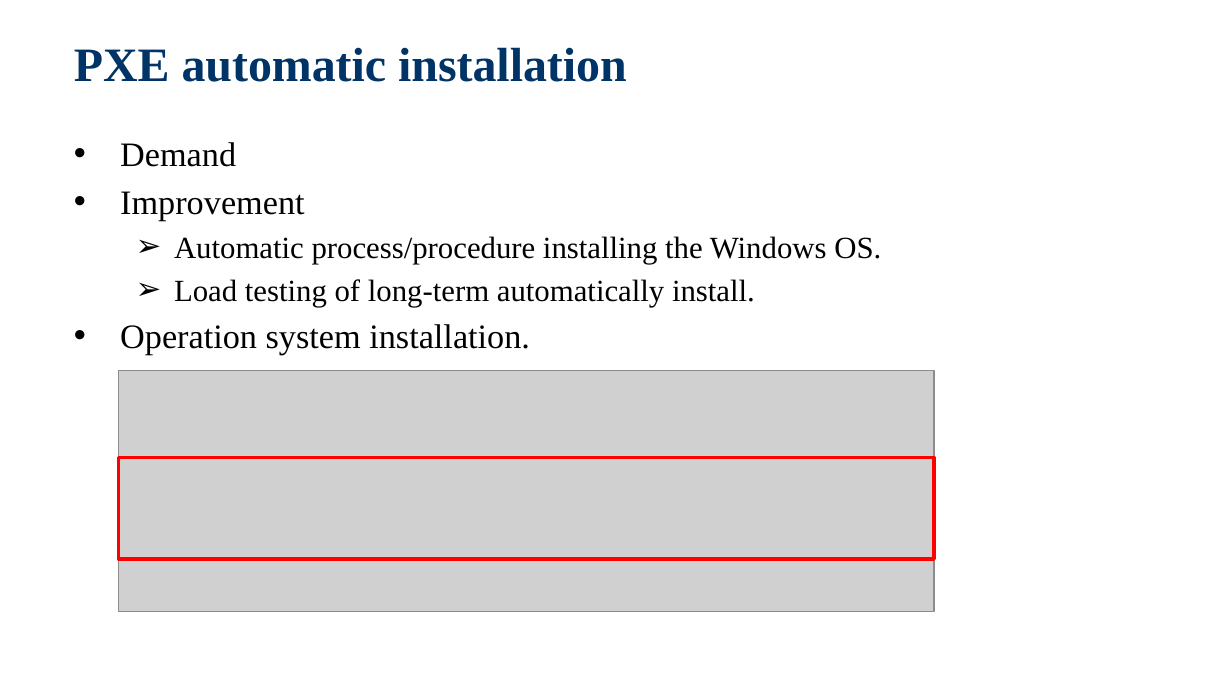
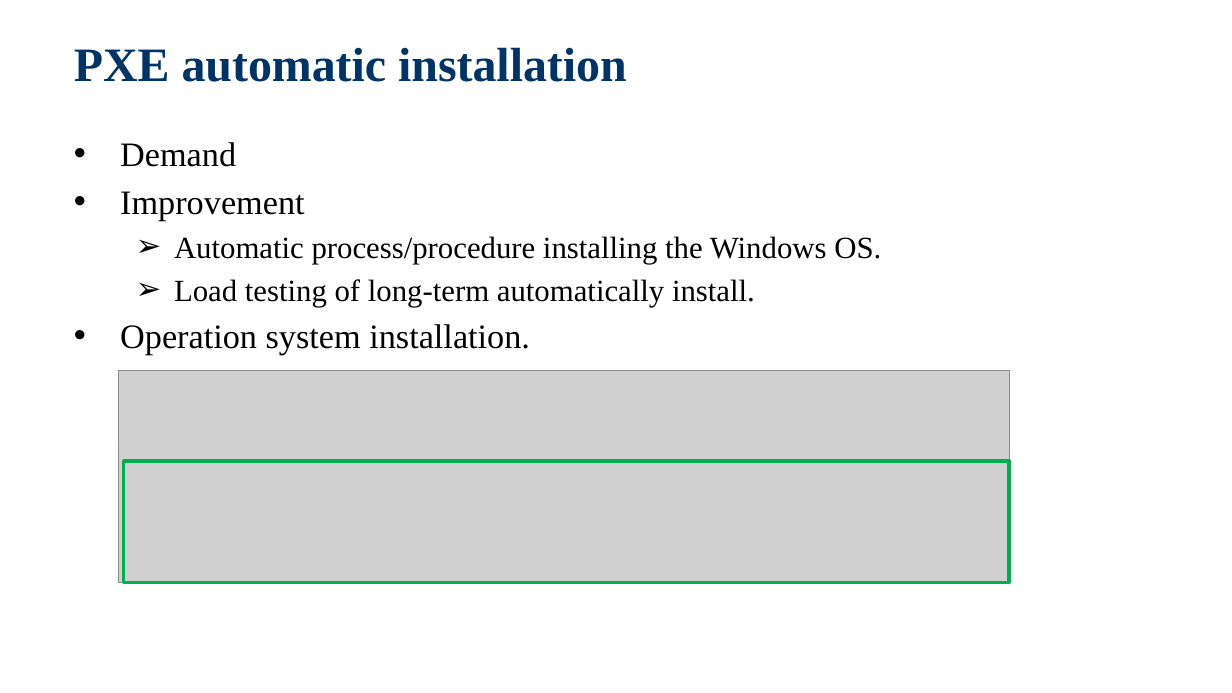
Before and after one commit to jackiejay888/automation, a slide deck: slide 18 of kpi/Automation Testing_Demo/Automation Testing_20200311.pptx. Drawn at 1232x693 pixels with LibreOffice and Linux fonts; fonts in the diff are those of the drawing; grey boxes stand for pictures; background and template pictures are left out. Boxes give left, top, right and bottom in pixels: in the first picture for what was removed or moved away, otherwise in the second. Text is boxed around its words. In the diff, an @@ line names an element or a change of style, - is before the commit and + after.

```diff
--- a/kpi/Automation Testing_Demo/Automation Testing_20200311.pptx
+++ b/kpi/Automation Testing_Demo/Automation Testing_20200311.pptx
@@ picture: place and size @@
-picture at (118, 371, 934, 612)
+picture at (118, 371, 1009, 583)
@@ rectangle: place and size @@
-rectangle at (118, 457, 934, 559)
+rectangle at (123, 461, 1009, 583)
@@ rectangle at (123, 461, 1009, 583): outline #FF0000 2 pt to #00B050 2 pt @@
```
Also in this commit, not shown: 14 other slides changed, 1 slide removed.
